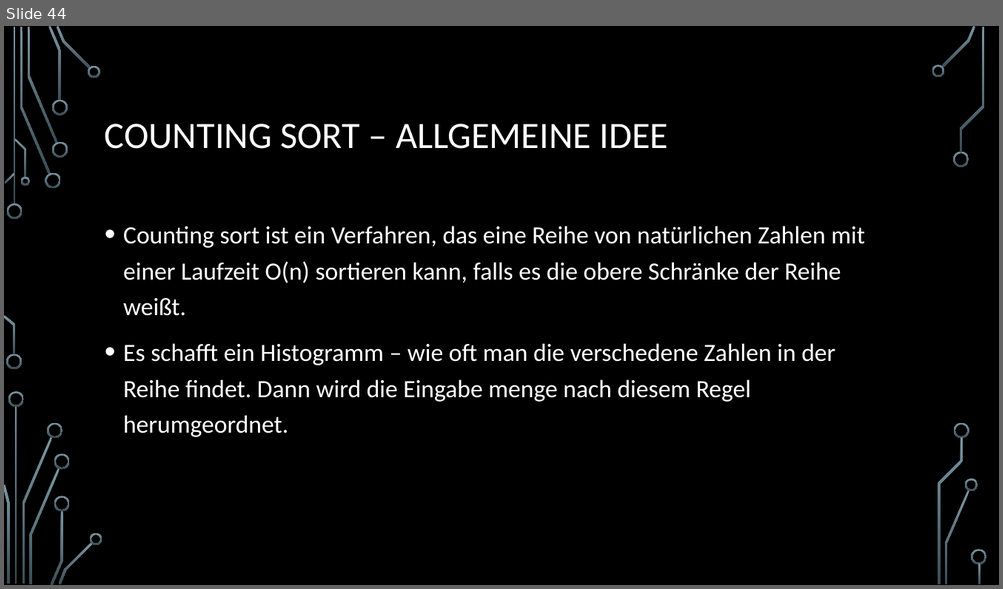
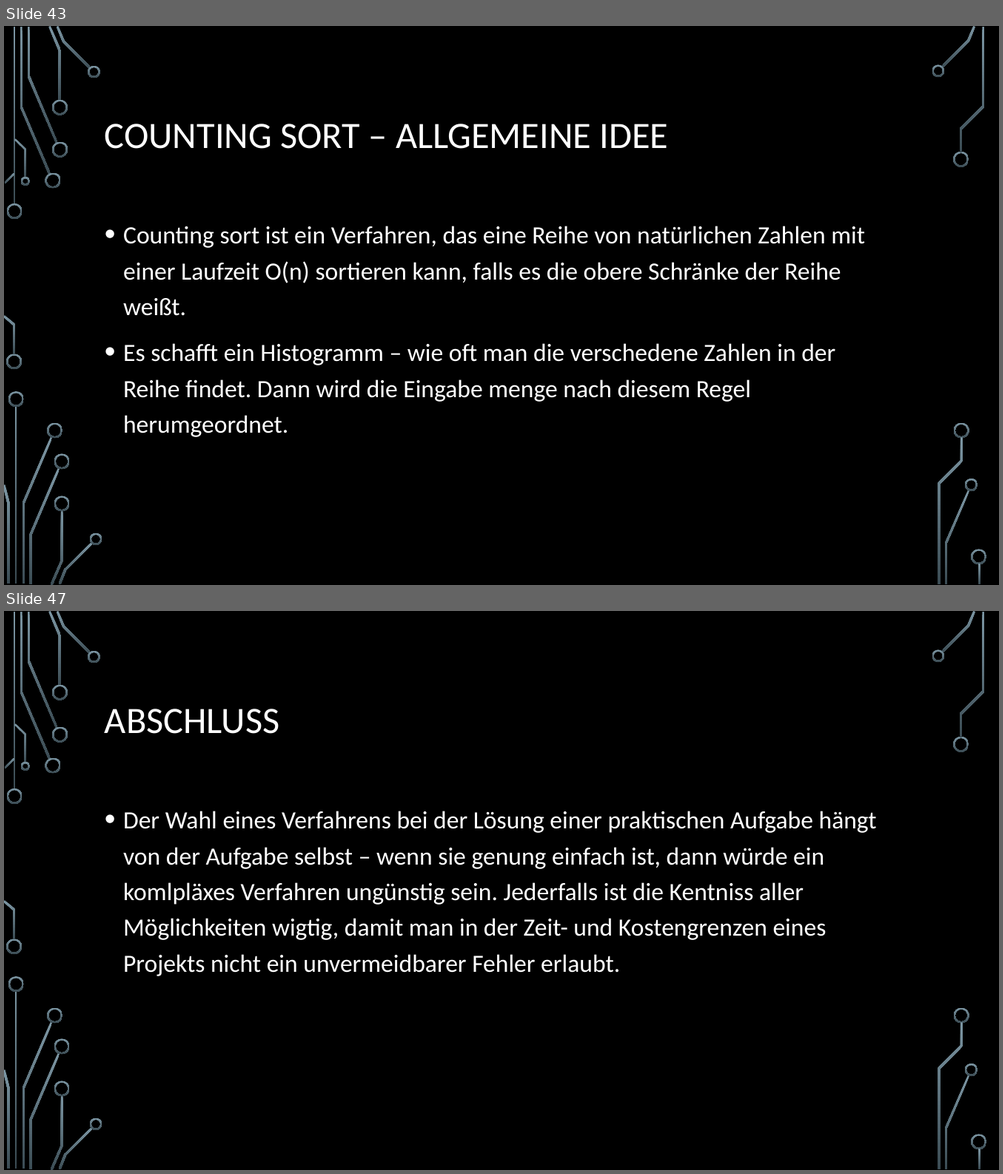
Before and after one commit to d-petrov/SortingAlgorithms, a slide deck: docs/sorting algorithms - presentation/Sortierverfahren.pptx. Shown one above the other, each under a label of ours: slide 44 before the commit, slides 43 and 47 after it; the slides between them are not shown. The pictures are 1003x589 and 1003x1174 pixels, drawn with LibreOffice and Linux fonts; fonts in the diff are those of the drawing; background and template pictures are left out. Boxes give left, top, right and bottom in pixels: in the first picture for what was removed or moved away, otherwise in the second. Text is boxed around its words. In the diff, an @@ line names an element or a change of style, - is before the commit and + after.

```diff
--- a/docs/sorting algorithms - presentation/Sortierverfahren.pptx
+++ b/docs/sorting algorithms - presentation/Sortierverfahren.pptx
@@ slide 47 added at [4,611,999,1170], background picture (left out); not listed: 36 template elements that a slide beside it also shows @@
@@ title added at [105,709,280,734], 36 pt, text #FFFFFF @@
+ABSCHLUSS
@@ text added at [123,811,876,977], 24 pt, text #FFFFFF @@
+• Der Wahl eines Verfahrens bei der Lösung einer praktischen Aufgabe hängt von der Aufgabe selbst – wenn sie genung einfach ist, dann würde ein komlpläxes Verfahren ungünstig sein. Jederfalls ist die Kentniss aller Möglichkeiten wigtig, damit man in der Zeit- und Kostengrenzen eines Projekts nicht ein unvermeidbarer Fehler erlaubt.
@@ what was slide 44 is now slide 43 @@
```
Also in this commit, not shown: 2 slides changed, 4 other slides added, 1 slide removed.
